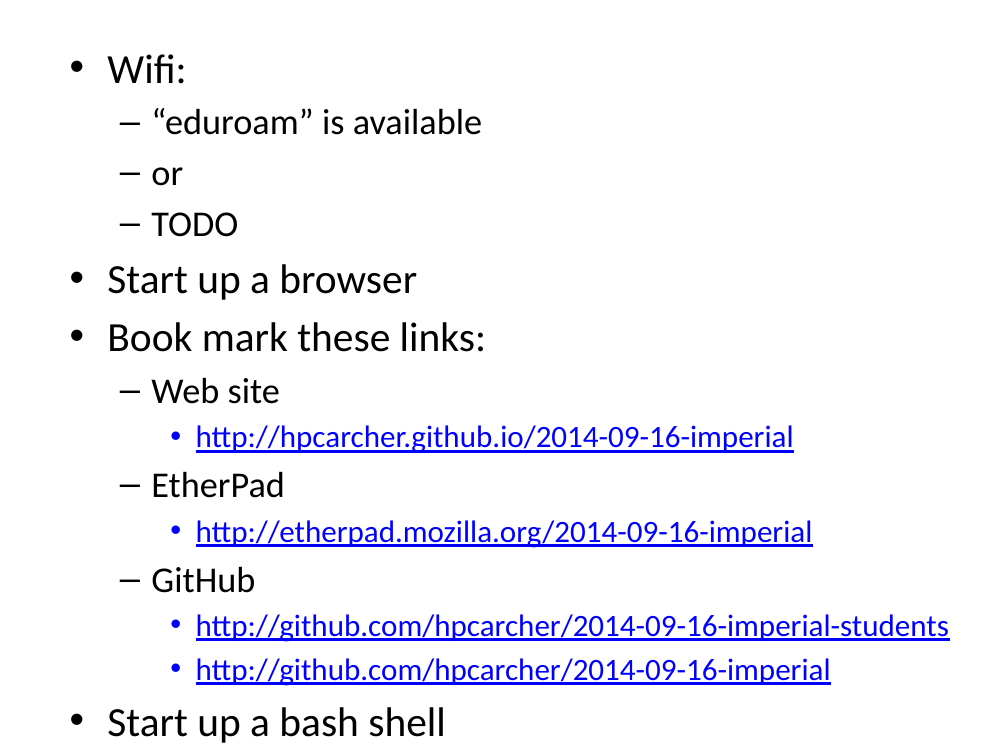
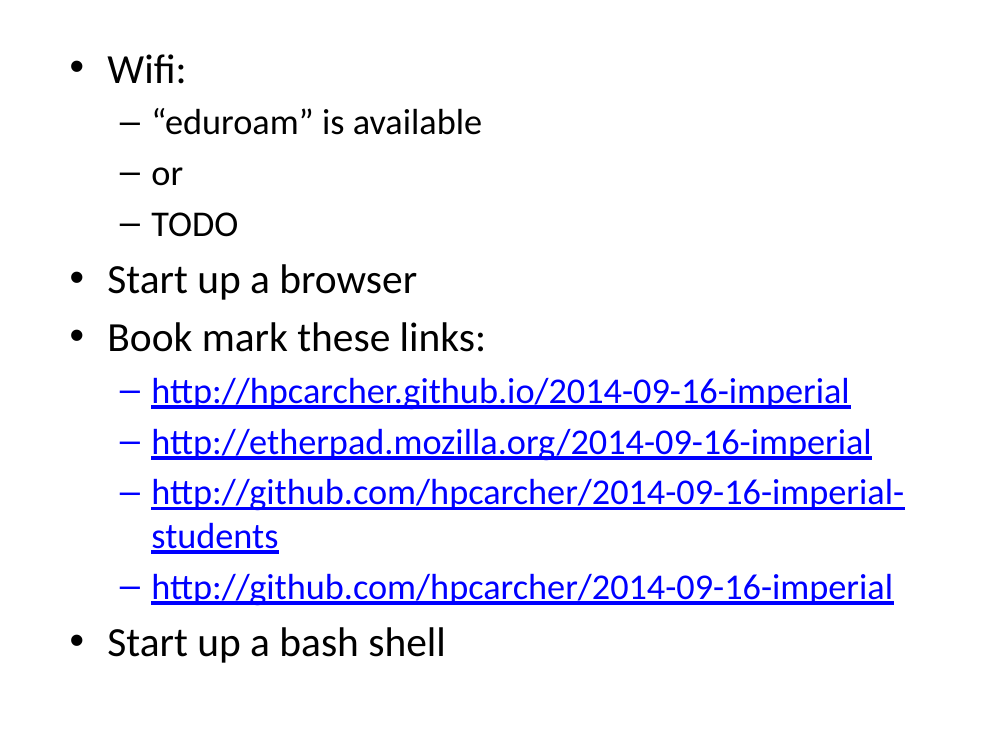
Before and after one commit to hpcarcher/2014-09-16-imperial, a slide deck: slide 1 of archer/Links.pptx. Drawn at 1008x756 pixels with LibreOffice and Linux fonts; fonts in the diff are those of the drawing. Boxes give left, top, right and bottom in pixels: in the first picture for what was removed or moved away, otherwise in the second. Text is boxed around its words. In the diff, an @@ line names an element or a change of style, - is before the commit and + after.

Commit message:
Reformatted

```diff
--- a/archer/Links.pptx
+++ b/archer/Links.pptx
@@ text at [151, 377, 280, 404]: paragraph removed @@
-  – Web site
@@ text at [151, 377, 904, 606]: size 22.2 to 25.9 pt in "http://hpcarcher.github.io/2014-09-16-imperial", "http://etherpad.mozilla.org/2014-09-16-imperial", "http://github.com/hpcarcher/2014-09-16-imperial-students", "http://github.com/hpcarcher/2014-09-16-imperial"; bullet • to –; list level 3 to 2 in "http://hpcarcher.github.io/2014-09-16-imperial"; list level 3 to 2 in "http://etherpad.mozilla.org/2014-09-16-imperial"; list level 3 to 2 in "http://github.com/hpcarcher/2014-09-16-imperial-students"; list level 3 to 2 in "http://github.com/hpcarcher/2014-09-16-imperial" @@
@@ text at [151, 471, 284, 498]: paragraph removed @@
-  – EtherPad
@@ text at [151, 566, 255, 593]: paragraph removed @@
-  – GitHub
```
